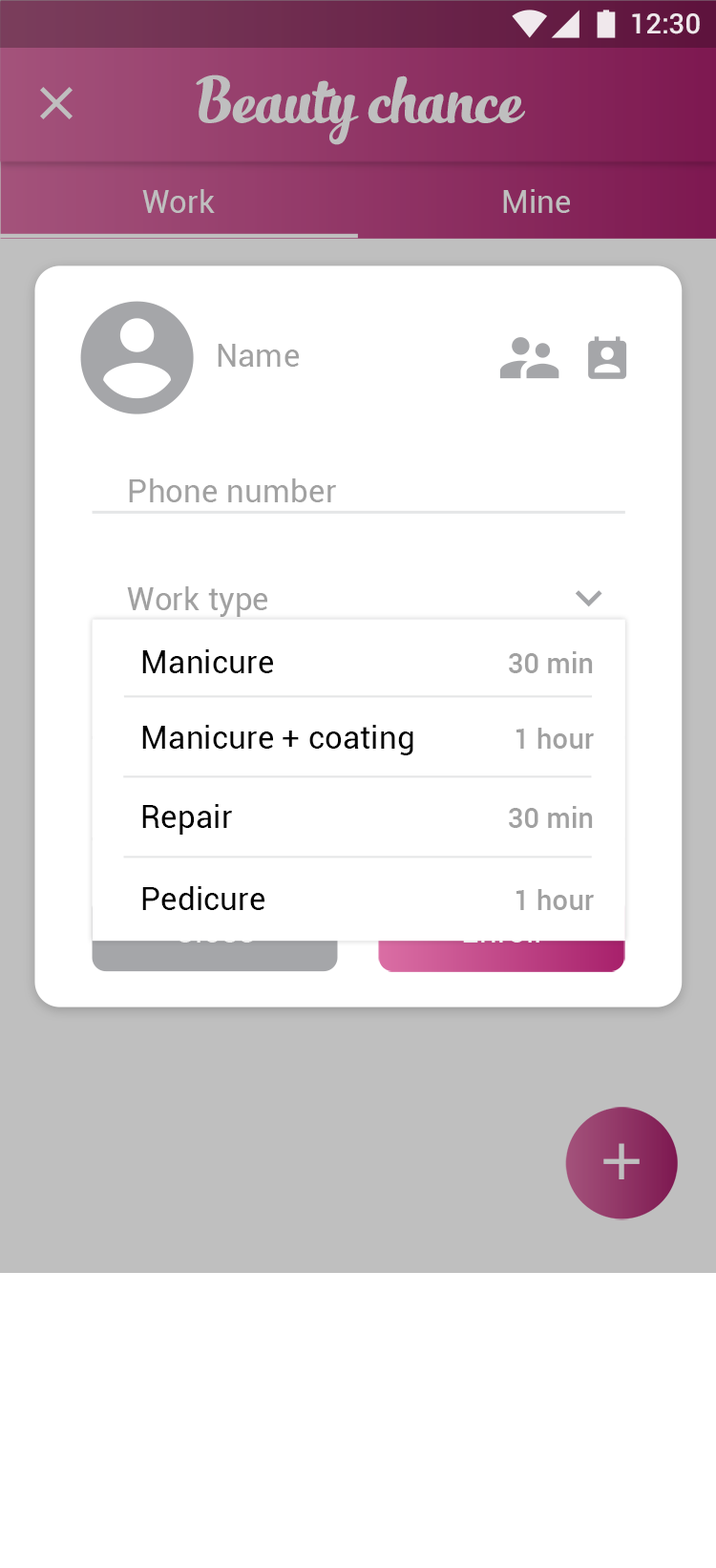
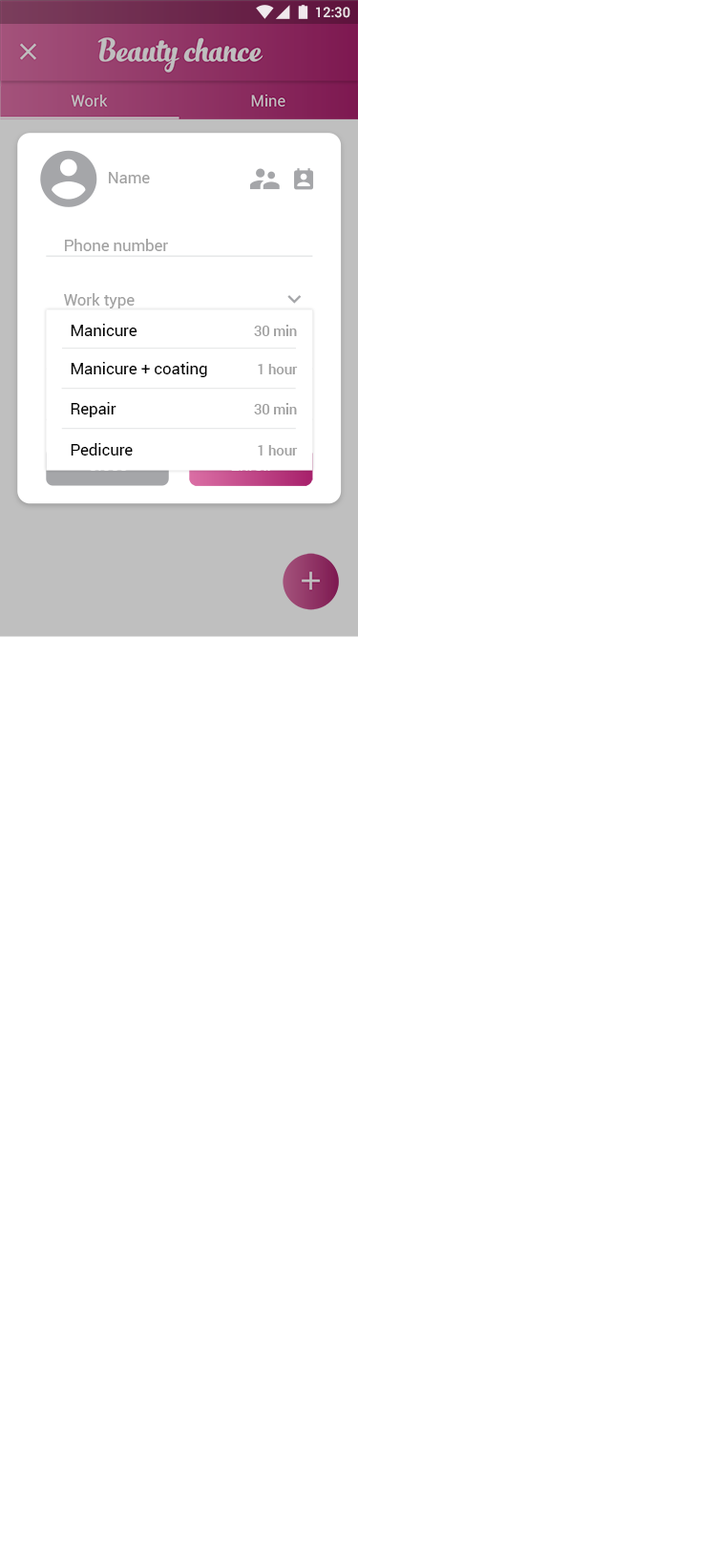
Before/after of a 716px x 1568px layered artwork. What changed in the layer stack:
painted on "30 min" (1st of 2, in "master_list_work_enroll_work_type" › "Group 1") over [254, 402, 594, 828]
painted on "1 hour copy" over [257, 444, 594, 911]
painted on "Compound Shape" (1st of 18, in "master_list_work_enroll_work_type" › "Group 1" › "Layer 41") over [61, 427, 593, 859]
painted on "Compound Shape" (2nd of 18, in "master_list_work_enroll_work_type" › "Group 1" › "Layer 40") over [61, 387, 593, 779]
painted on "Manicure + coating" over [70, 361, 414, 756]
painted on "Compound Shape" (3rd of 18, in "master_list_work_enroll_work_type" › "Group 1" › "Layer 35") over [61, 347, 594, 699]
painted on "Compound Shape" (4th of 18, in "master_list_work_enroll_work_type" › "Group 1" › "Layer 34") over [45, 309, 626, 942]
painted on "Compound Shape" (6th of 18, in "master_list_work_enroll_work_type" › "Group 1" › "Layer 32" › "<Group>") over [233, 418, 626, 842]
painted on "End" over [260, 403, 573, 828]
painted on "Compound Shape" (8th of 18, in "master_list_work_enroll_work_type" › "Group 1" › "Layer 29") over [45, 254, 626, 514]
painted on "Enroll" over [231, 458, 540, 943]
painted on "<Group>" (4th of 9, in "master_list_work_enroll_work_type" › "Group 1" › "Layer 24") over [189, 446, 626, 973]
painted on "Compound Shape" (9th of 18, in "master_list_work_enroll_work_type" › "Group 1" › "Layer 22") over [45, 446, 339, 973]
painted on "Compound Shape" (10th of 18, in "master_list_work_enroll_work_type" › "Group 1" › "Layer 20") over [45, 367, 626, 740]
painted on "Compound Shape" (12th of 18, in "master_list_work_enroll_work_type" › "Group 1" › "Layer 17") over [45, 309, 626, 623]
painted on "Compound Shape" (13th of 18, in "master_list_work_enroll_work_type" › "Group 1" › "Layer 15") over [17, 132, 683, 1008]
painted on "Compound Shape copy" over [0, 0, 716, 1273]
painted on "-e-logo" over [0, 0, 716, 1221]
…and 23 more changes (23 painted)
